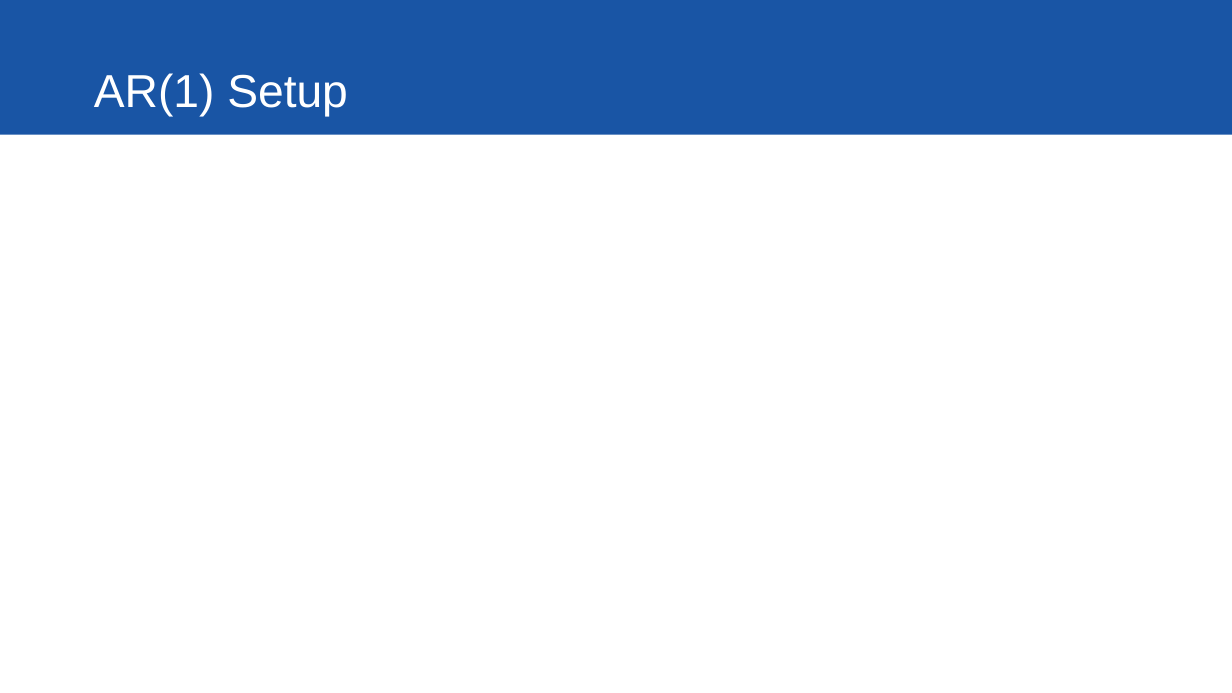
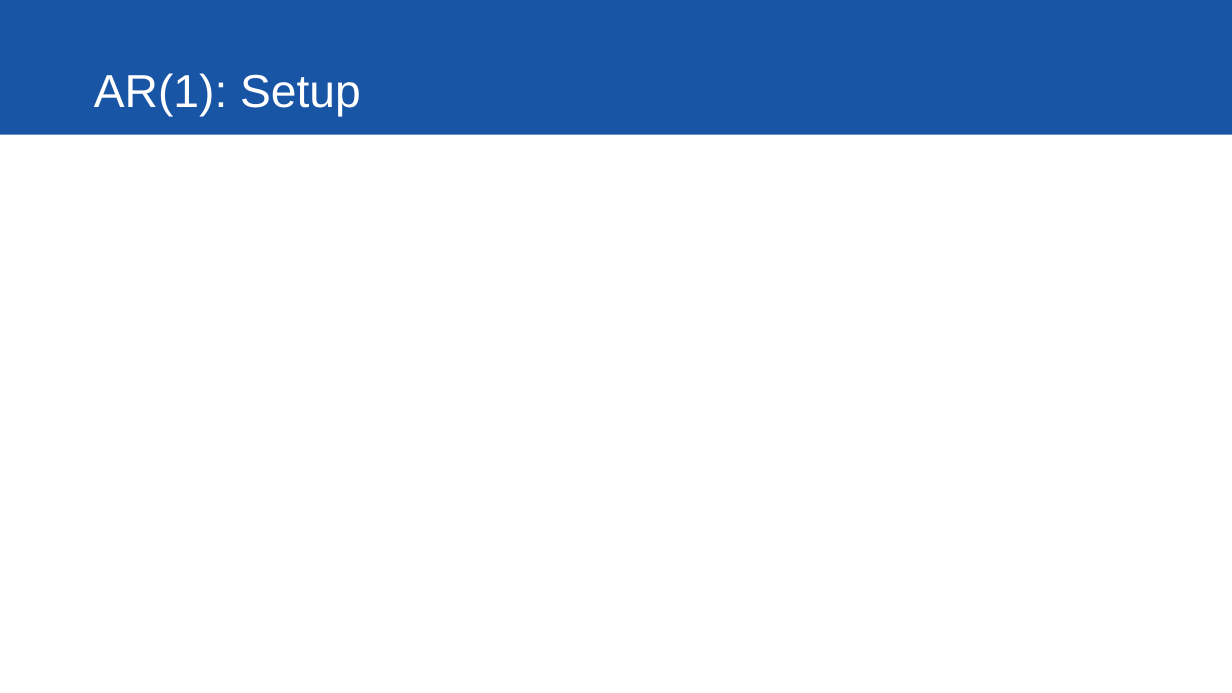
Before and after one commit to ybryan/stat685_distracted_driving, a slide deck: slide 9 of src/presentation/final_presentation.pptx (slide 7 before the commit). Drawn at 1232x693 pixels with LibreOffice and Linux fonts; fonts in the diff are those of the drawing. Boxes give left, top, right and bottom in pixels: in the first picture for what was removed or moved away, otherwise in the second. Text is boxed around its words. In the diff, an @@ line names an element or a change of style, - is before the commit and + after.

```diff
--- a/src/presentation/final_presentation.pptx
+++ b/src/presentation/final_presentation.pptx
@@ title at box(94, 73, 361, 117): text changed @@
-AR(1) Setup
+AR(1): Setup
```
Also in this commit, not shown: 3 other slides changed, 3 slides added, 5 other files.
